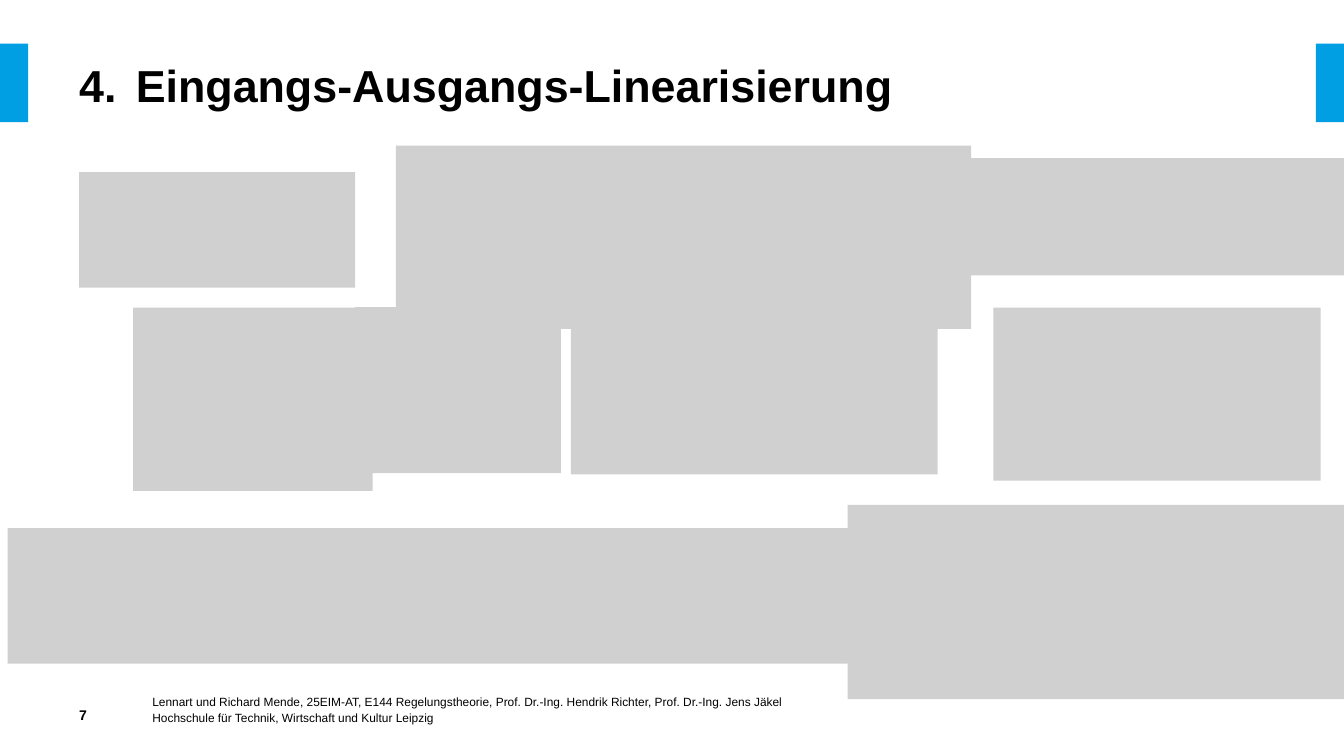
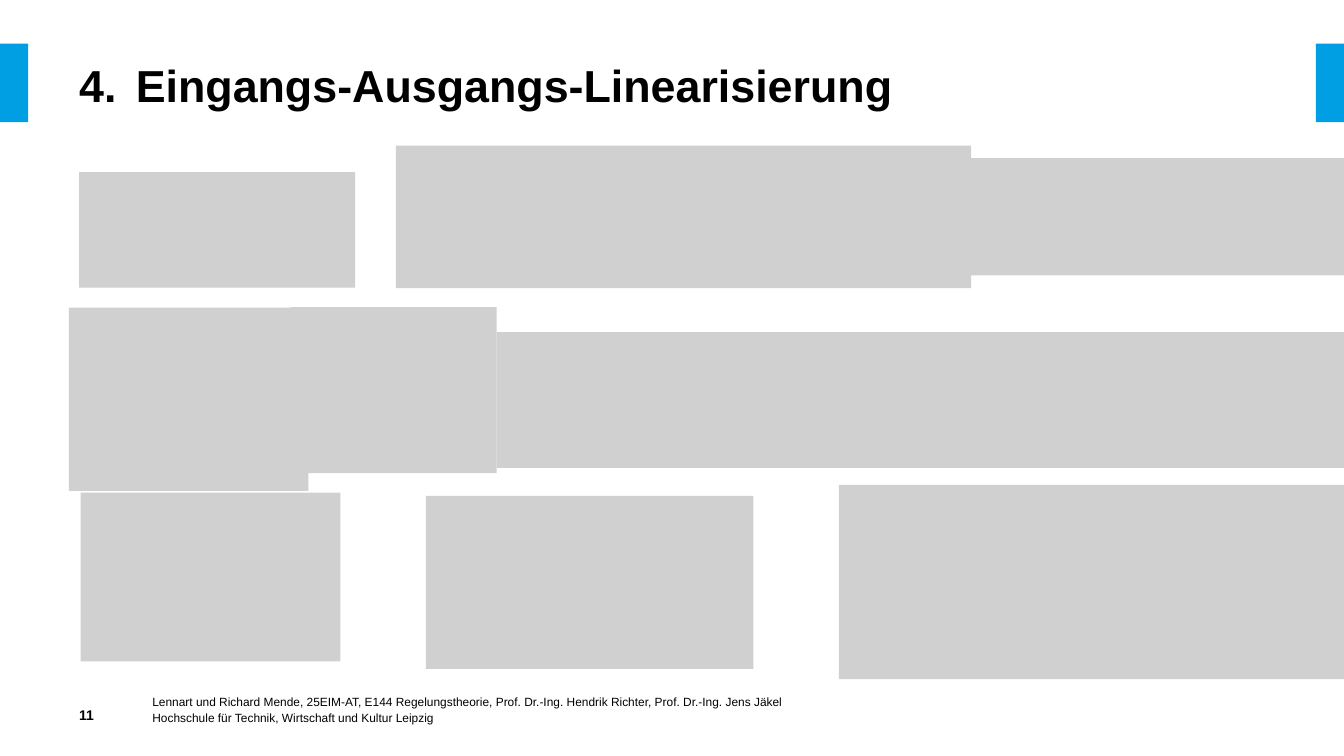
Before and after one commit to LennartMende/ColpittsOscillator, a slide deck: slide 11 of Präsentationen/Abschlusspräsentation.pptx (slide 7 before the commit). Drawn at 1344x756 pixels with LibreOffice and Linux fonts; fonts in the diff are those of the drawing; grey boxes stand for pictures; background and template pictures are left out. Boxes give left, top, right and bottom in pixels: in the first picture for what was removed or moved away, otherwise in the second. Text is boxed around its words. In the diff, an @@ line names an element or a change of style, - is before the commit and + after.

```diff
--- a/Präsentationen/Abschlusspräsentation.pptx
+++ b/Präsentationen/Abschlusspräsentation.pptx
@@ picture: place and size @@
-picture at (396,146,972,330)
+picture at (396,146,972,288)
@@ picture: place and size @@
-picture at (133,308,373,491)
+picture at (69,308,309,491)
@@ picture: place and size @@
-picture at (355,308,561,474)
+picture at (291,308,497,474)
@@ picture removed at (571,306,938,474) @@
@@ picture removed at (993,308,1321,481) @@
@@ picture added at (497,333,1344,469) @@
@@ picture added at (81,493,341,661) @@
@@ picture added at (426,496,754,669) @@
@@ picture: place and size @@
-picture at (848,505,1344,700)
+picture at (839,485,1344,680)
@@ picture removed at (8,528,865,664) @@
@@ page number at (79,710,94,720): text changed @@
-7
+11
```
Also in this commit, not shown: 6 other slides changed, 1 other file.
